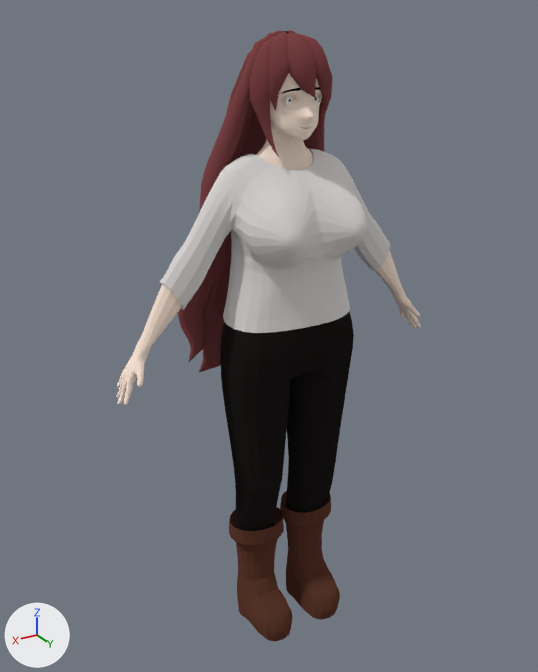
The Blender file character_anatomy/kaila4.2.blend: old version first, new version second.
The view is the same before and after, from a camera (50 mm lens) standing at (0.976, 1.552, 1.682) and looking at (0.005, -0.067, 0.873). Lighting does not change. The marker at lower left points along +X, +Y and +Z.

Before the edit, the objects in view are built like this:
```python
mat_diffusebsdf = diffuse_material('DiffuseBSDF')
mat_diffusebsdf.texture = img_tex
mat_diffusebsdf.roughness = 0.47
me_cube_013 = bpy.data.meshes.new('Cube.013')
me_cube_013.from_pydata(...)  # 7391 vertices, 7131 faces; spans x -0.47..0.47, y -0.27..0.19, z 0.0..1.65
me_cube_013.materials.append(mat_diffusebsdf)  # picture img_tex
ob_kaila = bpy.data.objects.new('KAILA', me_cube_013)
ob_kaila.location = (0.0, 0.0, 0.0)
```
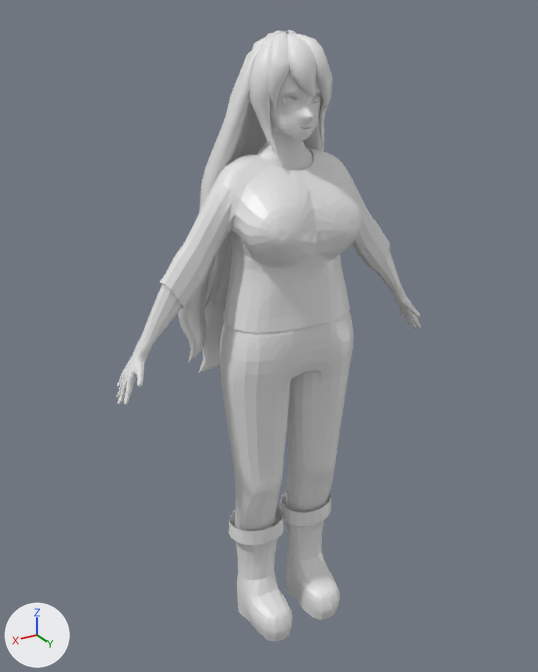
What differs and where, as boxes [x1, y1, x2, y2] in the pictures (538 x 672 px; the box of a moved part takes in the faces that stretch with it):
```json
{"object": "KAILA", "change": "surface changed, reshaped", "before": [117, 30, 421, 642], "after": [117, 30, 421, 642]}
{"part": 1, "of": "me_cube_013", "change": "moved or reshaped", "before": [242, 88, 367, 271], "after": [241, 88, 363, 270]}
```

Edits to the scene script, one JSON object a line:
```json
{"op": "remove", "block": "mat_diffusebsdf", "code": "mat_diffusebsdf.texture = img_tex"}
{"op": "set", "path": "mat_diffusebsdf", "old": "diffuse_material('DiffuseBSDF')", "new": "principled_material('DiffuseBSDF')"}
{"op": "add", "block": "mat_diffusebsdf", "code": "mat_diffusebsdf.base_color = (0.8, 0.8, 0.8)  # white #e7e7e7"}
{"op": "set", "path": "mat_diffusebsdf.roughness", "old": "0.47", "new": "0.4"}
{"block": "me_cube_013", "where": "# used by ob_kaila; location = (0.0, 0.0, 0.0)"}
{"op": "remove", "block": "me_cube_013", "code": "me_cube_013.from_pydata(...)  # 7391 vertices, 7131 faces; spans x -0.47..0.47, y -0.27..0.19, z 0.0..1.65"}
{"op": "add", "block": "me_cube_013", "code": "me_cube_013.from_pydata(...)  # 7343 vertices, 7083 faces; spans x -0.47..0.47, y -0.27..0.16, z 0.0..1.65"}
{"block": "me_cube_013", "change": "me_cube_013 part 1: 378 vertices moved from x -0.16..0.16, y 0.02..0.19, z 1.13..1.53 to x -0.16..0.17, y 0.02..0.16, z 1.13..1.53; 133 vertices removed from x -0.09..0.27, y -0.05..0.1, z 1.1..1.53; 85 vertices added at x -0.09..0.27, y -0.05..0.1, z 1.11..1.53"}
```
